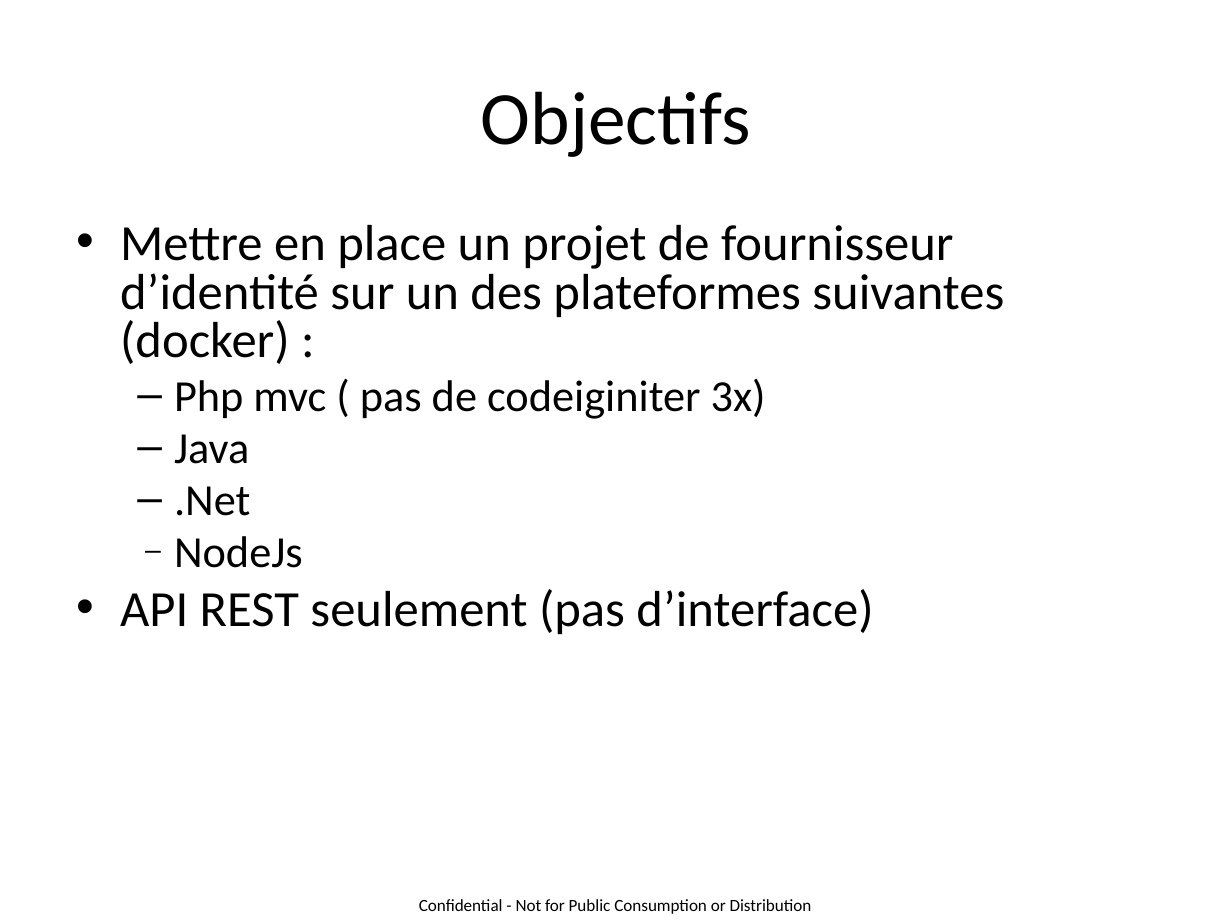
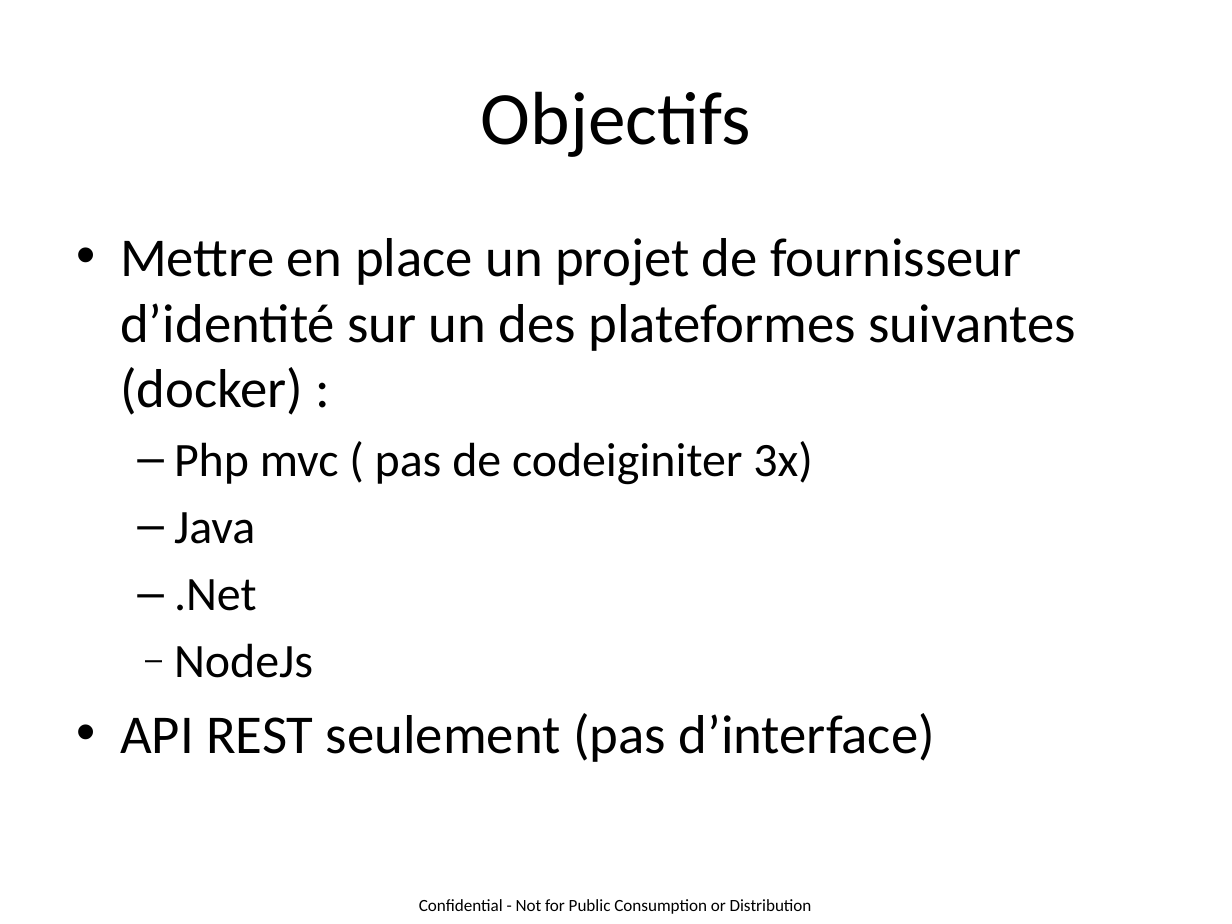
Before and after one commit to KiadyManohisoa/Crypto-Access, a slide deck: slide 2 of documents/sujet/projet cloud-p16-V3-20250110.pptx. Drawn at 1232x924 pixels with LibreOffice and Linux fonts; fonts in the diff are those of the drawing. Boxes give left, top, right and bottom in pixels: in the first picture for what was removed or moved away, otherwise in the second. Text is boxed around its words. In the diff, an @@ line names an element or a change of style, - is before the commit and + after.

```diff
--- a/documents/sujet/projet cloud-p16-V3-20250110.pptx
+++ b/documents/sujet/projet cloud-p16-V3-20250110.pptx
@@ text "Mettre en place un projet ..." at [120,238,1077,762]: size 29.6 to 32 pt in "Mettre en place un projet de fournisseur ...", "API REST seulement (pas d’interface)"; size 25.9 to 28 pt in "Php mvc ( pas de codeiginiter 3x)", "Java", ".Net", "NodeJs"; line spacing 0.8 to 1 @@
```
Also in this commit, not shown: 7 other slides changed, 18 other files.
